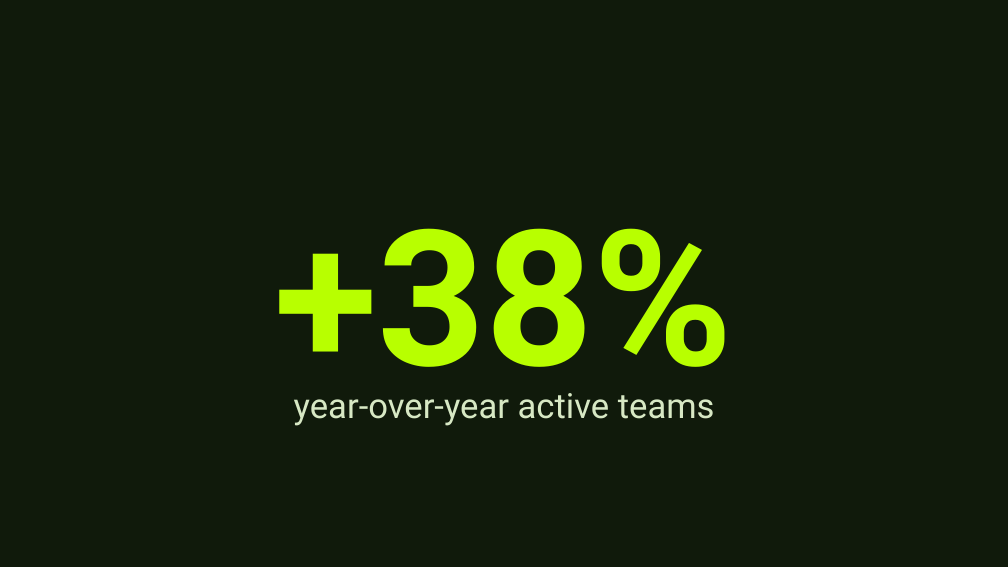
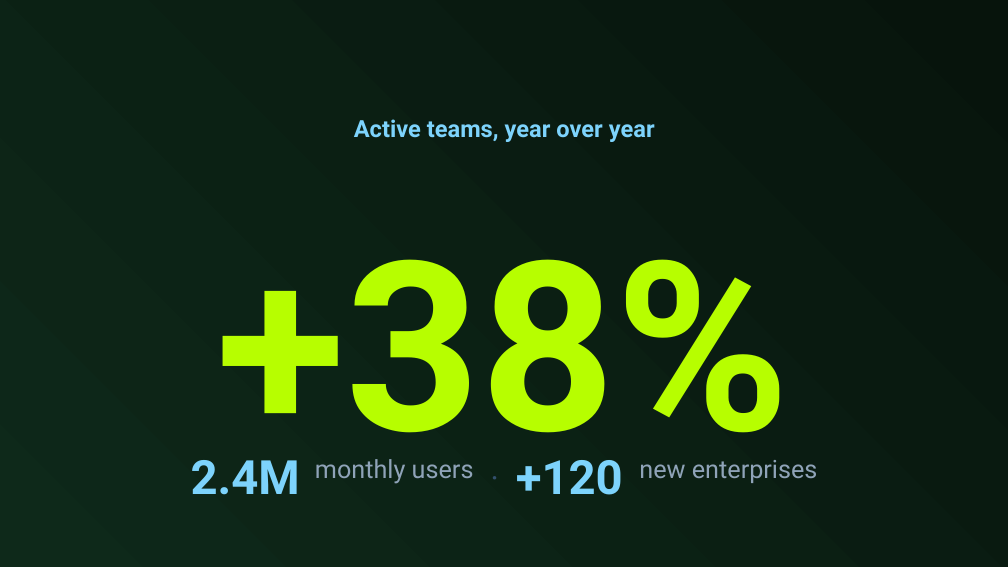
Before and after one commit to sjquant/quickthumb, a slide deck: slide 3 of examples/slide_effects_deck.pptx. Drawn at 1008x567 pixels with LibreOffice and Linux fonts; fonts in the diff are those of the drawing. Boxes give left, top, right and bottom in pixels: in the first picture for what was removed or moved away, otherwise in the second. Text is boxed around its words. In the diff, an @@ line names an element or a change of style, - is before the commit and + after.

```diff
--- a/examples/slide_effects_deck.pptx
+++ b/examples/slide_effects_deck.pptx
@@ rectangle at box(0, 0, 1008, 567): fill #101A0B to gradient #07140C to #0E291A @@
@@ text at box(354, 119, 655, 142): text changed; size 33 to 22.5 pt; text colour #D7E8C4 to #7DD3FC; bold on @@
-year-over-year active teams
+Active teams, year over year
@@ text "+38%": place and size @@
-text "+38%" at box(274, 228, 733, 409)
+text "+38%" at box(216, 259, 790, 484)
@@ text "+38%" at box(216, 259, 790, 484): size 180 to 225 pt, text colour #B8FF00 to gradient #B7FE00 to #5EEAD3 @@
@@ text added at box(191, 460, 300, 495), 45 pt, text #7DD3FC, bold @@
+2.4M
@@ text added at box(315, 459, 474, 484), 24 pt, text #8FA3B8 @@
+monthly users
@@ text added at box(516, 460, 623, 495), 45 pt, text #7DD3FC, bold @@
++120
@@ text added at box(639, 460, 818, 483), 24 pt, text #8FA3B8 @@
+new enterprises
```
Also in this commit, not shown: 2 other slides changed, 1 slide added, 1 slide removed, 3 other files.
